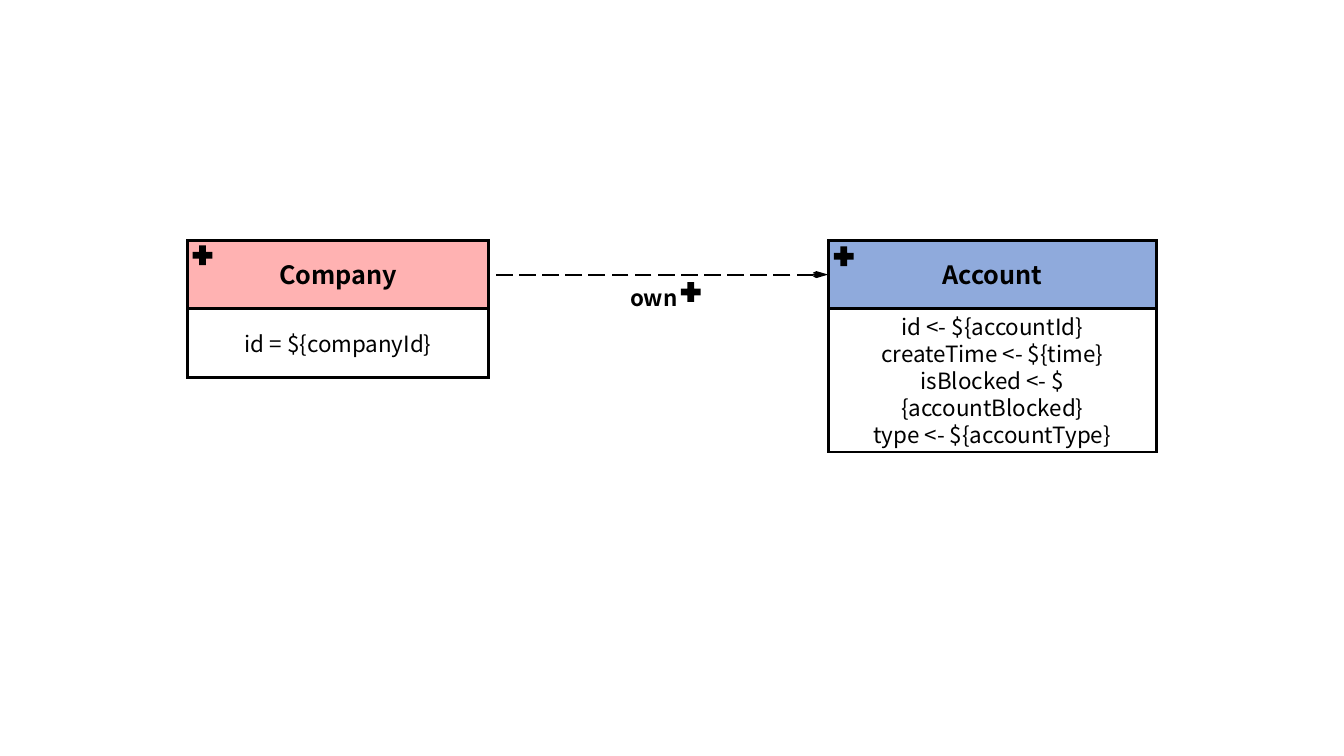
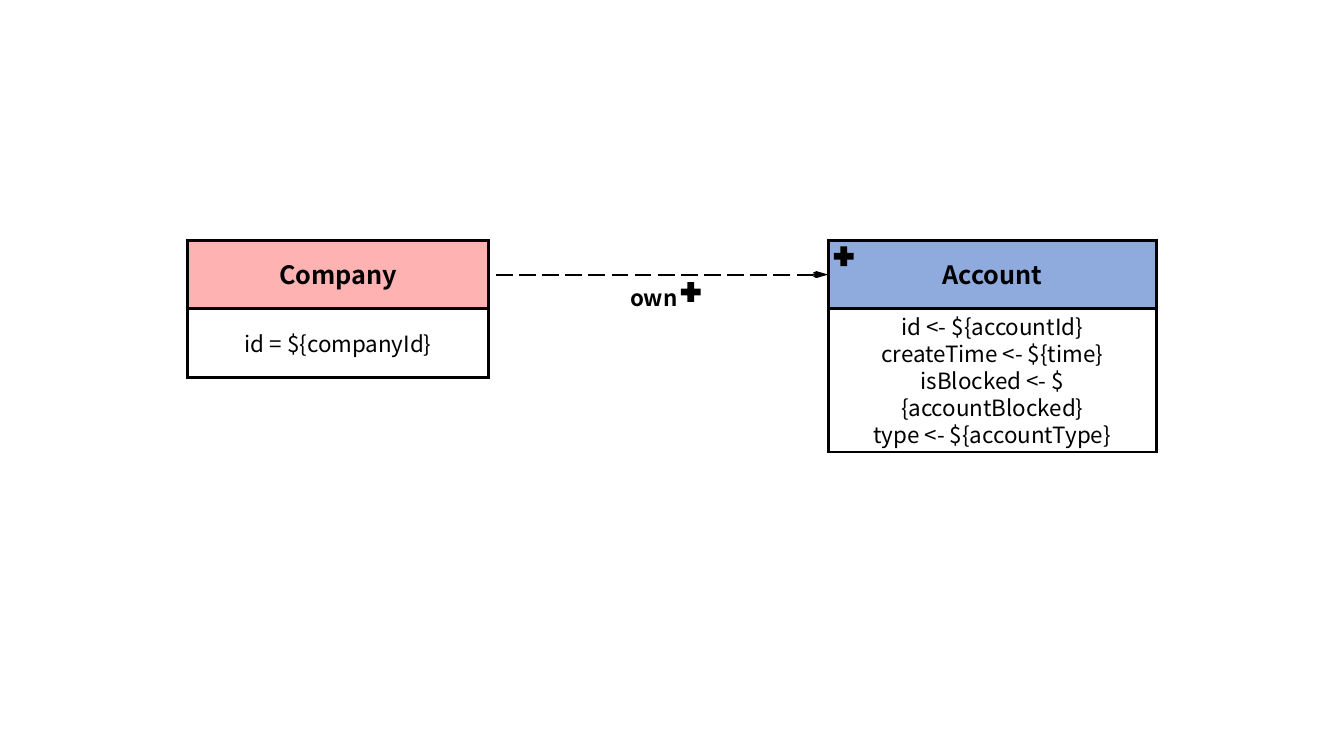
Before and after one commit to ldbc/ldbc_finbench_docs, a slide deck: slide 5 of patterns/transaction-write.pptx. Drawn at 1344x756 pixels with LibreOffice and Linux fonts; fonts in the diff are those of the drawing. Boxes give left, top, right and bottom in pixels: in the first picture for what was removed or moved away, otherwise in the second. Text is boxed around its words. In the diff, an @@ line names an element or a change of style, - is before the commit and + after.

```diff
--- a/patterns/transaction-write.pptx
+++ b/patterns/transaction-write.pptx
@@ plus removed at box(193, 245, 213, 265) @@
```
Also in this commit, not shown: 1 other slide changed, 2 other files.
